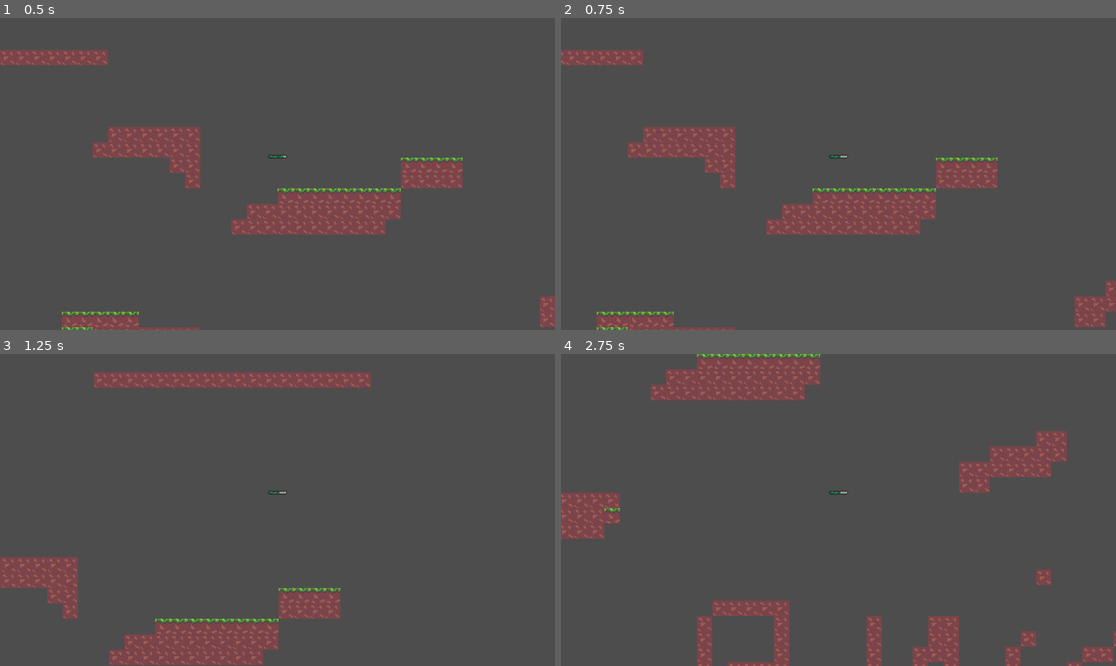
Above: before the commit, frames 1-4 (two rows, left to right).
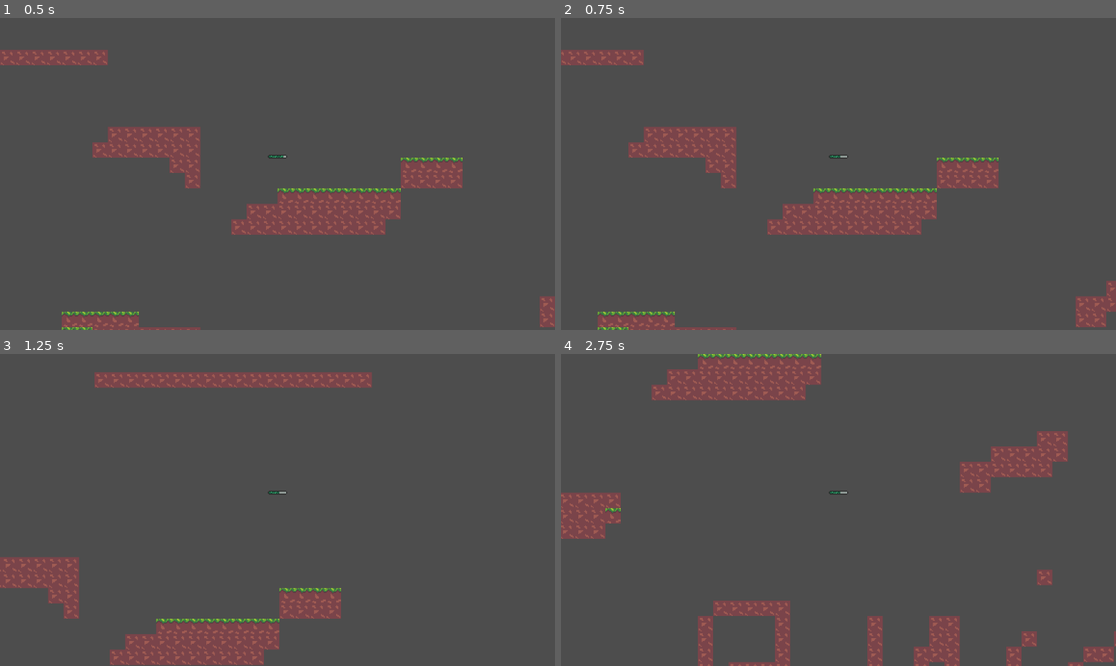
Above: after the commit, the same moments.

Repository: The-Quinnzite-Mushroom/third-dementional
Game: Godot game, scene res://scenes/main.tscn
The game is run twice, just before and just after one commit, with the same random seed, the same clock (stepped at 60 frames per second) and the same inputs.
Inputs (mouse positions are in pixels of both pictures, inside the frame that each line leads up to):
- Up to frame 1 (0.5 s): no input
- Up to frame 2 (0.75 s): move the mouse to (960, 158) at 0.52 s; hold D (right) from 0.53 s (still down); hold E (interact) from 0.53 s (still down); click (960, 158) at 0.67 s
- Up to frame 3 (1.25 s): keep holding D (right); keep holding E (interact); tap W (up) at 0.77 s
- Up to frame 4 (2.75 s): move the mouse to (727, 525) at 1.27 s; release E (interact) at 1.28 s; tap E (interact) at 1.35 s; tap W (up) at 1.52 s; move the mouse to (894, 441) at 2.02 s; release D (right) at 2.03 s; hold A (left) from 2.03 s (still down); hold E (interact) from 2.03 s (still down)

Frame 1 is identical in both runs. In frame 2, 1.4% of the frame differs, in the area x 0-100%, y 10-100%; in frame 3, 1.2%; in frame 4, 1.7%, in the area x 0-100%, y 0-100%.

Commit message:
Completed grasshopper enemy

Diff:
--- a/Enemies/Grasshopper/grasshopper_enemy.gd
+++ b/Enemies/Grasshopper/grasshopper_enemy.gd
@@ -1,7 +1,7 @@
 extends Enemy
 
 const GRAVITY = 800.0
-const JUMP_INTERVAL = 1.5
+const JUMP_INTERVAL = 1
 var direction = 1
 
 @onready var ray_cast_right: RayCast2D = $RayCastRight
@@ -30,7 +30,7 @@
 
 func jump() -> void:
 	if (is_on_floor()):
-		velocity.x = direction * randf_range(60.0, 100.0)
+		velocity.x = direction * randf_range(100.0, 130.0)
 		velocity.y = -randf_range(300.0, 400.0)
 		move_and_slide()
 
--- a/Enemies/Grasshopper/grasshopper_enemy.tscn
+++ b/Enemies/Grasshopper/grasshopper_enemy.tscn
@@ -8,7 +8,12 @@
 [node name="GrasshopperEnemy" type="CharacterBody2D"]
 script = ExtResource("1_ch880")
 
-[node name="CollisionShape2D" type="CollisionShape2D" parent="."]
+[node name="CollisionBox" type="CollisionShape2D" parent="."]
+shape = SubResource("RectangleShape2D_ch880")
+
+[node name="Area2D" type="Area2D" parent="."]
+
+[node name="Hitbox" type="CollisionShape2D" parent="Area2D"]
 shape = SubResource("RectangleShape2D_ch880")
 
 [node name="AnimatedSprite2D" type="AnimatedSprite2D" parent="."]
@@ -21,4 +26,5 @@
 
 [node name="JumpTimer" type="Timer" parent="."]
 
+[connection signal="area_entered" from="Area2D" to="." method="_on_area_2d_area_entered"]
 [connection signal="timeout" from="JumpTimer" to="." method="_on_timer_timeout"]
--- a/scenes/main.tscn
+++ b/scenes/main.tscn
@@ -46,4 +46,10 @@
 position = Vector2(110, -59)
 
 [node name="GrasshopperEnemy" parent="." instance=ExtResource("6_o6xl0")]
-position = Vector2(69, 17)
+position = Vector2(-115, -40)
+
+[node name="GrasshopperEnemy2" parent="." instance=ExtResource("6_o6xl0")]
+position = Vector2(-252, -119)
+
+[node name="GrasshopperEnemy3" parent="." instance=ExtResource("6_o6xl0")]
+position = Vector2(177, -8)
